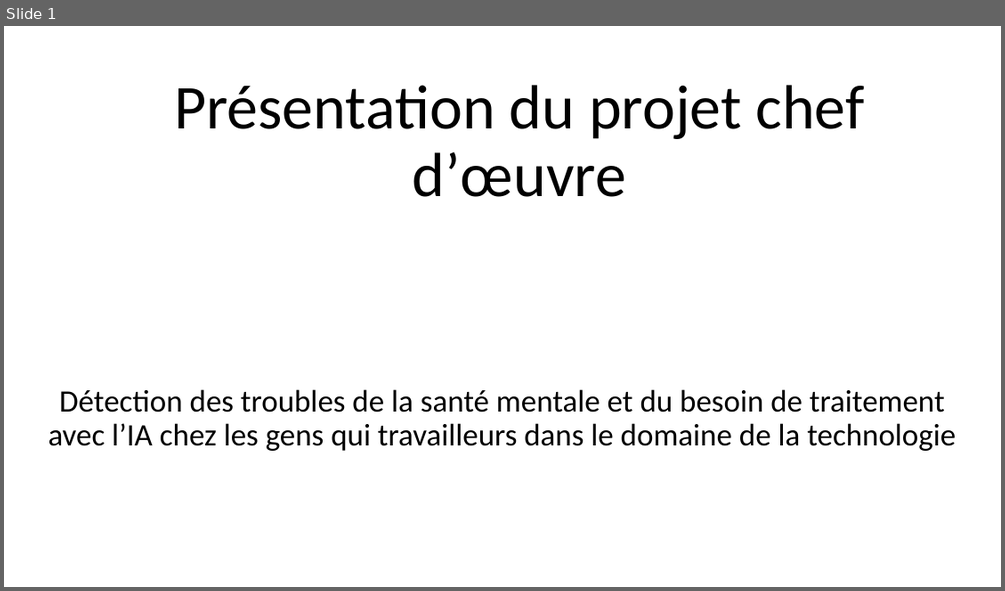
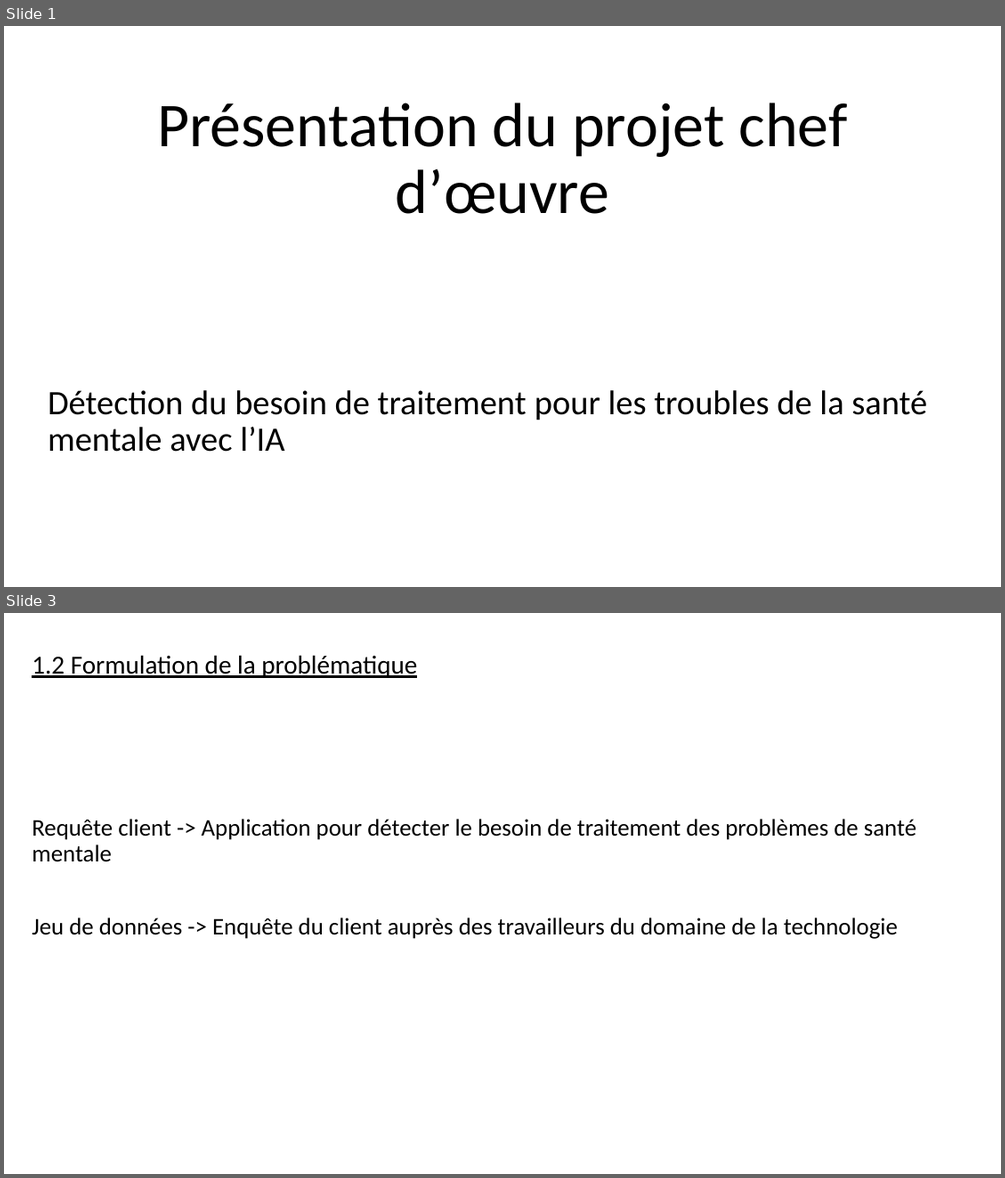
Before and after one commit to gdaume24/Projet-chef-d-oeuvre, a slide deck: E1/diapo.PPTX. Shown one above the other, each under a label of ours: slide 1 before the commit, slides 1 and 3 after it; the slides between them are not shown. The pictures are 1005x591 and 1005x1178 pixels, drawn with LibreOffice and Linux fonts; fonts in the diff are those of the drawing. Boxes give left, top, right and bottom in pixels: in the first picture for what was removed or moved away, otherwise in the second. Text is boxed around its words. In the diff, an @@ line names an element or a change of style, - is before the commit and + after.

```diff
--- a/E1/diapo.PPTX
+++ b/E1/diapo.PPTX
@@ slide 3 added at box(4, 613, 1001, 1174), background #FFFFFF @@
@@ text added at box(32, 655, 916, 939), 23 pt, text #000000 @@
+1.2 Formulation de la problématique
+Requête client -> Application pour détecter le besoin de traitement des problèmes de santé mentale
+Jeu de données -> Enquête du client auprès des travailleurs du domaine de la technologie
@@ slide 1 changed as well @@
@@ title "Présentation du projet chef d’œuvre": place and size @@
-title "Présentation du projet chef d’œuvre" at box(174, 85, 865, 197)
+title "Présentation du projet chef d’œuvre" at box(157, 103, 848, 214)
@@ subtitle at box(48, 390, 927, 451): text changed; size 30 to 33 pt @@
-Détection des troubles de la santé mentale et du besoin de traitement avec l’IA chez les gens qui travailleurs dans le domaine de la technologie
+Détection du besoin de traitement pour les troubles de la santé mentale avec l’IA
```
Also in this commit, not shown: 31 other slides added, 1 slide removed, 12 other files.
